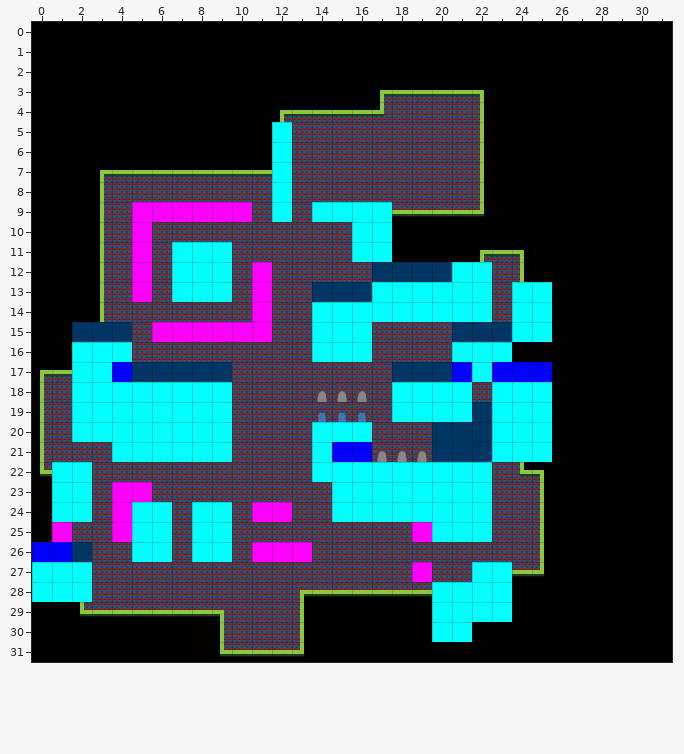
Tiled map: assets/maps/townDay.tmx. The picture above was drawn from the file before the commit.
Cells are 64x64 px. Shown: x 0..31, y 0..31.
After the commit:
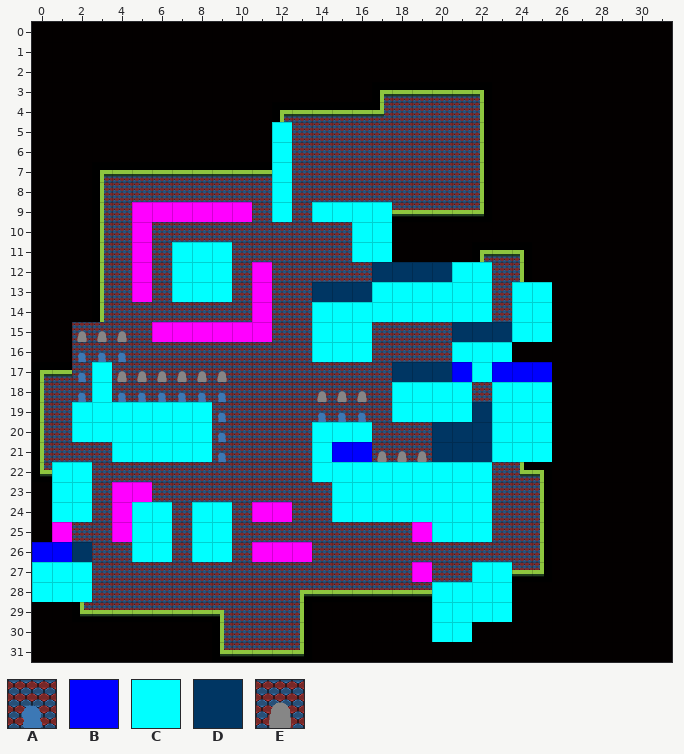
Key: from "blocked_floor": A 0; from "blue1": B 0; from "blue2": C 0; from "blue3": D 0; from "walkthough_black_blue_pattern": E 0.
_ is an empty cell.
The exact change:
Layer "Tile Layer 1":
y 15: x 2..4 DDD -> EEE
y 16: x 2..4 CCC -> AAA
y 17: x 2 C -> A; x 4..9 BDDDDD -> EEEEEE
y 18: x 2 C -> A; x 4..9 CCCCCC -> AAAAAA
y 19..21: x 9 C -> A
